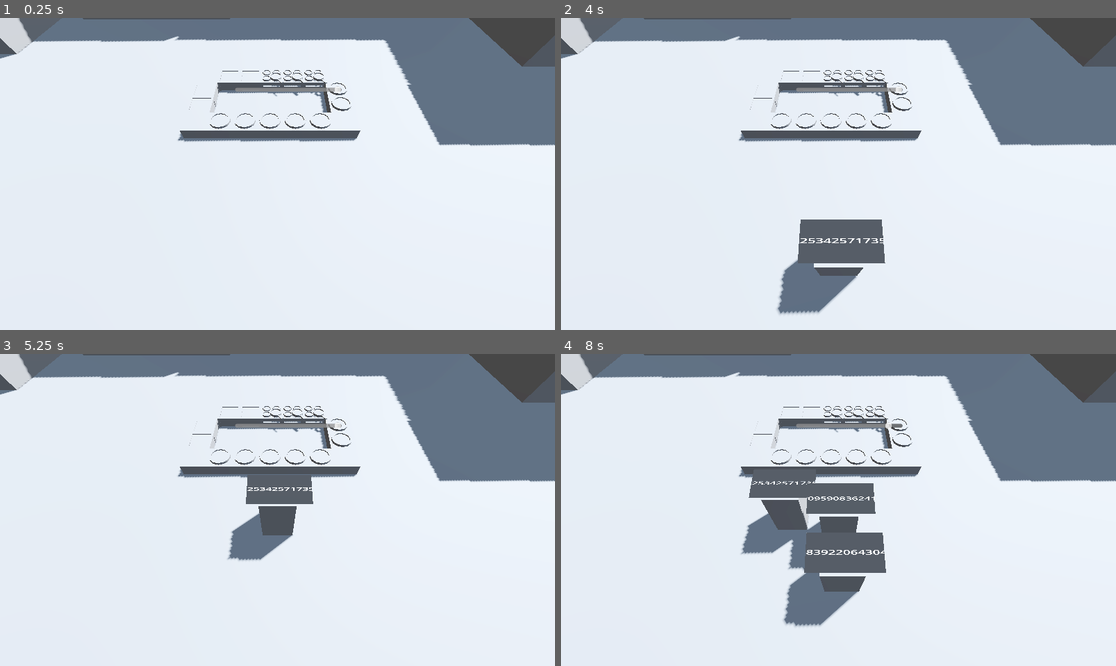
Above: before the commit, frames 1-4 (two rows, left to right).
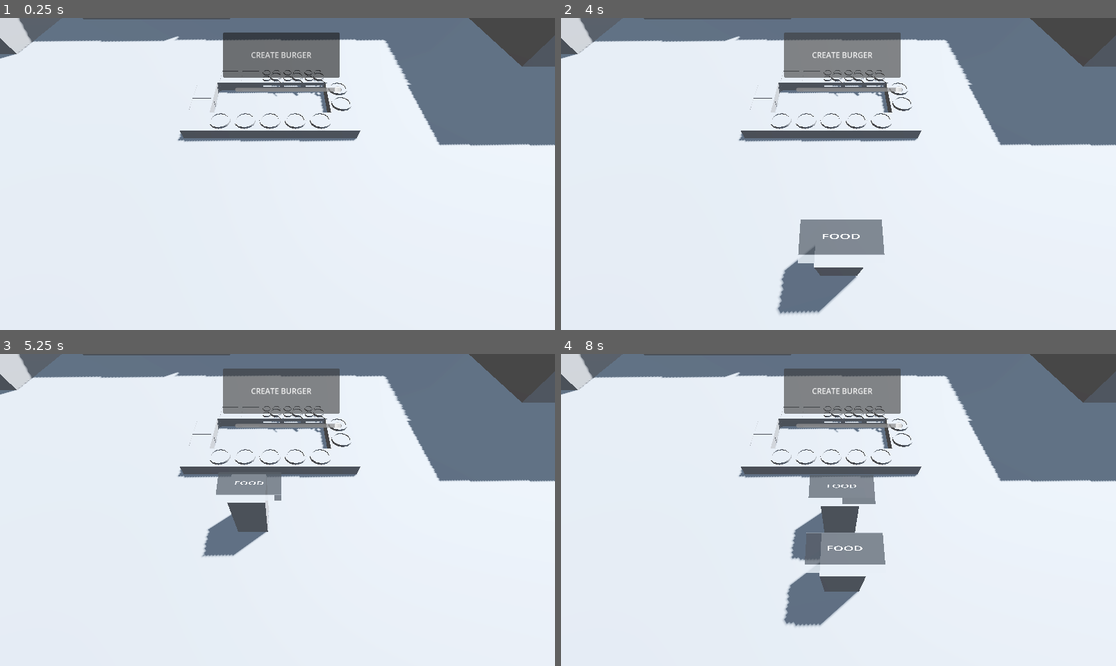
Above: after the commit, the same moments.

Repository: thewasmans/2026-game-jam-burger-truck
Game: Godot game, scene res://scenes/main.tscn
Two runs of this game, one before a commit and one after it. Both use one fixed random seed, a clock stepped at 60 frames per second and the inputs below.
Inputs (mouse positions are in pixels of both pictures, inside the frame that each line leads up to):
- Up to frame 1 (0.25 s): no input
- Up to frame 2 (4 s): click (844, 55) at 0.5 s, where only the run after the commit has a clickable "CREATE BURGER"; click (844, 55) at 1.25 s, where only the run after the commit has a clickable "CREATE BURGER"; click (844, 55) at 2 s, where only the run after the commit has a clickable "CREATE BURGER"; tap Enter at 2.75 s; tap Space at 3.5 s
- Up to frame 3 (5.25 s): tap Enter at 5 s
- Up to frame 4 (8 s): no input

The runs differ from the first frame. In frame 1, 3.0% of the frame differs, in the area x 40-62%, y 4-20%; in frame 2, 5.1%; in frame 3, 6.3%; in frame 4, 8.4%, in the area x 32-62%, y 4-71%.

Commit message:
Add client ui request space world

Diff:
--- a/contents/prefabs/enemy.tscn
+++ b/contents/prefabs/enemy.tscn
@@ -15,6 +15,7 @@
 [sub_resource type="StandardMaterial3D" id="StandardMaterial3D_278i7"]
 resource_local_to_scene = true
 transparency = 1
+albedo_color = Color(1, 1, 1, 0.78431374)
 albedo_texture = SubResource("ViewportTexture_i5gv5")
 
 [sub_resource type="PlaneMesh" id="PlaneMesh_i5gv5"]
--- a/contents/prefabs/kitchen/counter.tscn
+++ b/contents/prefabs/kitchen/counter.tscn
@@ -16,7 +16,7 @@
 
 
 # Called every frame. 'delta' is the elapsed time since the previous frame.
-func _process(delta: float) -> void:
+func _process(_delta: float) -> void:
 	pass
 "
 
--- a/contents/prefabs/ui/client_request_ui.tscn
+++ b/contents/prefabs/ui/client_request_ui.tscn
@@ -2,16 +2,37 @@
 
 [ext_resource type="Script" uid="uid://cdhu8yyerjr5u" path="res://scripts/ui/client_request_ui.gd" id="1_e2jbl"]
 
-[node name="ClientRequest" type="Panel" unique_id=298207108 node_paths=PackedStringArray("label")]
+[sub_resource type="ImageTexture" id="ImageTexture_ta5aa"]
+
+[sub_resource type="ImageTexture" id="ImageTexture_go603"]
+
+[sub_resource type="ImageTexture" id="ImageTexture_r44ed"]
+
+[sub_resource type="ImageTexture" id="ImageTexture_y88vk"]
+
+[sub_resource type="StyleBoxFlat" id="StyleBoxFlat_y88vk"]
+bg_color = Color(0.17103913, 0.17103916, 0.17103904, 1)
+border_width_top = 77
+border_width_bottom = 19
+border_color = Color(0.16565639, 0.16565642, 0.1656563, 1)
+
+[sub_resource type="StyleBoxFlat" id="StyleBoxFlat_ta5aa"]
+
+[node name="Control" type="VBoxContainer" unique_id=2100109262 node_paths=PackedStringArray("label", "waiting")]
 anchors_preset = 15
 anchor_right = 1.0
 anchor_bottom = 1.0
 grow_horizontal = 2
 grow_vertical = 2
 script = ExtResource("1_e2jbl")
-label = NodePath("Label")
+label = NodePath("ClientRequest/Label")
+waiting = NodePath("HSlider")
 
-[node name="Label" type="Label" parent="." unique_id=210546071 node_paths=PackedStringArray("label")]
+[node name="ClientRequest" type="Panel" parent="." unique_id=298207108]
+layout_mode = 2
+size_flags_vertical = 3
+
+[node name="Label" type="Label" parent="ClientRequest" unique_id=210546071 node_paths=PackedStringArray("label")]
 layout_mode = 1
 anchors_preset = 15
 anchor_right = 1.0
@@ -24,3 +45,15 @@
 vertical_alignment = 1
 script = ExtResource("1_e2jbl")
 label = NodePath(".")
+
+[node name="HSlider" type="HSlider" parent="." unique_id=1997633651]
+layout_mode = 2
+theme_override_icons/grabber = SubResource("ImageTexture_ta5aa")
+theme_override_icons/grabber_highlight = SubResource("ImageTexture_go603")
+theme_override_icons/grabber_disabled = SubResource("ImageTexture_r44ed")
+theme_override_icons/tick = SubResource("ImageTexture_y88vk")
+theme_override_styles/slider = SubResource("StyleBoxFlat_y88vk")
+theme_override_styles/grabber_area = SubResource("StyleBoxFlat_ta5aa")
+max_value = 3.0
+step = 0.01
+value = 3.0
--- a/contents/prefabs/ui/game_ui.tscn
+++ b/contents/prefabs/ui/game_ui.tscn
@@ -2,7 +2,7 @@
 
 [ext_resource type="Script" uid="uid://b8ox1k3noecv8" path="res://scripts/ui/game_ui.gd" id="1_84on6"]
 
-[node name="GameUI" type="Control" unique_id=149232493 node_paths=PackedStringArray("reputation_slider")]
+[node name="GameUI" type="Control" unique_id=149232493 node_paths=PackedStringArray("reputation_slider", "button")]
 layout_mode = 3
 anchors_preset = 15
 anchor_right = 1.0
@@ -11,6 +11,7 @@
 grow_vertical = 2
 script = ExtResource("1_84on6")
 reputation_slider = NodePath("HSlider")
+button = NodePath("Button")
 
 [node name="HSlider" type="HSlider" parent="." unique_id=74886958]
 layout_mode = 0
@@ -20,3 +21,11 @@
 offset_bottom = 162.0
 max_value = 10.0
 value = 10.0
+
+[node name="Button" type="Button" parent="." unique_id=1547378560]
+layout_mode = 0
+offset_left = 463.0
+offset_top = 30.0
+offset_right = 705.0
+offset_bottom = 124.0
+text = "CREATE BURGER"
--- a/scripts/enemy.gd
+++ b/scripts/enemy.gd
@@ -2,7 +2,10 @@
 
 class_name Enemy
 
-signal leaving_truck
+signal leaving_hungry
+signal leaving_satiated
+signal waiting_food
+signal leaved
 
 enum State { MOVING_TO_TRUCK, WAITING, LEAVING }
 
@@ -14,15 +17,22 @@
 var current_state: State = State.MOVING_TO_TRUCK
 var wait_timer: Timer
 
+var _is_hungry: bool
+var _is_leaved: bool
+var value_waiting: float
+
 func _ready() -> void:
+	_is_hungry = true
 	wait_timer = Timer.new()
 	wait_timer.wait_time = 3.0
 	wait_timer.one_shot = true
 	wait_timer.timeout.connect(_on_wait_timer_timeout)
 	add_child(wait_timer)
-	client_request_ui.set_request(str(randf()))
+	client_request_ui.set_request("FOOD")
 
-func _physics_process(_delta: float) -> void:
+func _physics_process(delta: float) -> void:
+	if _is_leaved:
+		return
 	match current_state:
 		State.MOVING_TO_TRUCK:
 			var direction: Vector3 = (target_position - global_transform.origin).normalized()
@@ -35,17 +45,33 @@
 				wait_timer.start()
 
 		State.WAITING:
-			pass
+			if value_waiting >= 0:
+				value_waiting += delta
+				client_request_ui.set_waiting(wait_timer.wait_time - value_waiting)
+			else:
+				waiting_food.emit()
 
 		State.LEAVING:
 			var direction: Vector3 = (target_leaving - global_transform.origin).normalized()
 			if global_transform.origin.distance_to(target_leaving) > 1:
 				velocity = direction * speed
 			else:
-				queue_free()
-
+				_is_leaved = true
+				hide()
+				leaved.emit()
 	move_and_slide()
 
 func _on_wait_timer_timeout() -> void:
 	current_state = State.LEAVING
-	leaving_truck.emit()
+	if _is_hungry:
+		leaving_hungry.emit()
+	else:
+		leaving_satiated.emit()
+
+func give_food()-> bool:
+	if current_state == State.WAITING:
+		_is_hungry = false
+		wait_timer.stop()
+		current_state = State.LEAVING
+		return true
+	return false
--- a/scripts/main.gd
+++ b/scripts/main.gd
@@ -1,16 +1,37 @@
 extends Node3D
+
+class_name Main
 
 @export var snack_truck: SnackTruck
 @export var game_ui: GameUI
 @export var spawner: EnemySpawner
+var _clients:Array[Enemy] = []
 
 func _ready() -> void:
 	snack_truck.reputation_changed.connect(game_ui.on_reputation_changed)
+	game_ui.button.pressed.connect(create_burger)
 
 func on_child_entered_tree(node: Node) -> void:
 	if node is Enemy:
-		var enemy: Enemy = node as Enemy
-		enemy.leaving_truck.connect(on_enemy_leaving)
+		var client: Enemy = node as Enemy
+		client.leaving_hungry.connect(on_enemy_leaving_hungry.bind(client))
+		client.leaving_satiated.connect(on_enemy_leaving_satiated)
+		_clients.append(client)
+		client.leaved.connect(free_client.bind(client))
 
-func on_enemy_leaving() -> void:
+func free_client(client:Enemy):
+	client.queue_free()
+
+func on_enemy_leaving_hungry(client:Enemy) -> void:
+	_clients.erase(client)
 	snack_truck.take_damage(1)
+
+func on_enemy_leaving_satiated():
+	print("TODDO : INCREASE MONEY")
+
+func create_burger():
+	if _clients.size() > 0:
+		var client: Enemy = _clients.front()
+		if client:
+			if client.give_food():
+				_clients.pop_front()
--- a/scripts/spawner.gd
+++ b/scripts/spawner.gd
@@ -1,6 +1,8 @@
 extends Node3D
 
 class_name EnemySpawner
+
+signal client_spawned(client:Enemy)
 
 @export var enemy_scene: PackedScene
 @export var spawn_area: BoxShape3D
@@ -28,6 +30,7 @@
 	var spawn_position: Vector3 = get_random_spawn_position()
 	get_parent().add_child(enemy)
 	enemy.global_transform.origin = spawn_position
+	client_spawned.emit(enemy)
 
 func get_random_spawn_position() -> Vector3:
 	var spawn_area_size: Vector3 = spawn_area.size
--- a/scripts/ui/client_request_ui.gd
+++ b/scripts/ui/client_request_ui.gd
@@ -2,6 +2,10 @@
 extends Node
 
 @export var label:Label
+@export var waiting:Slider
 
 func set_request(value:String):
 	label.text = value
+
+func set_waiting(value:float):
+	waiting.value = value
--- a/scripts/ui/game_ui.gd
+++ b/scripts/ui/game_ui.gd
@@ -3,6 +3,7 @@
 class_name GameUI
 
 @export var reputation_slider: HSlider
+@export var button:Button
 
 func on_reputation_changed(new_reputation: int) -> void:
 	reputation_slider.value = new_reputation
